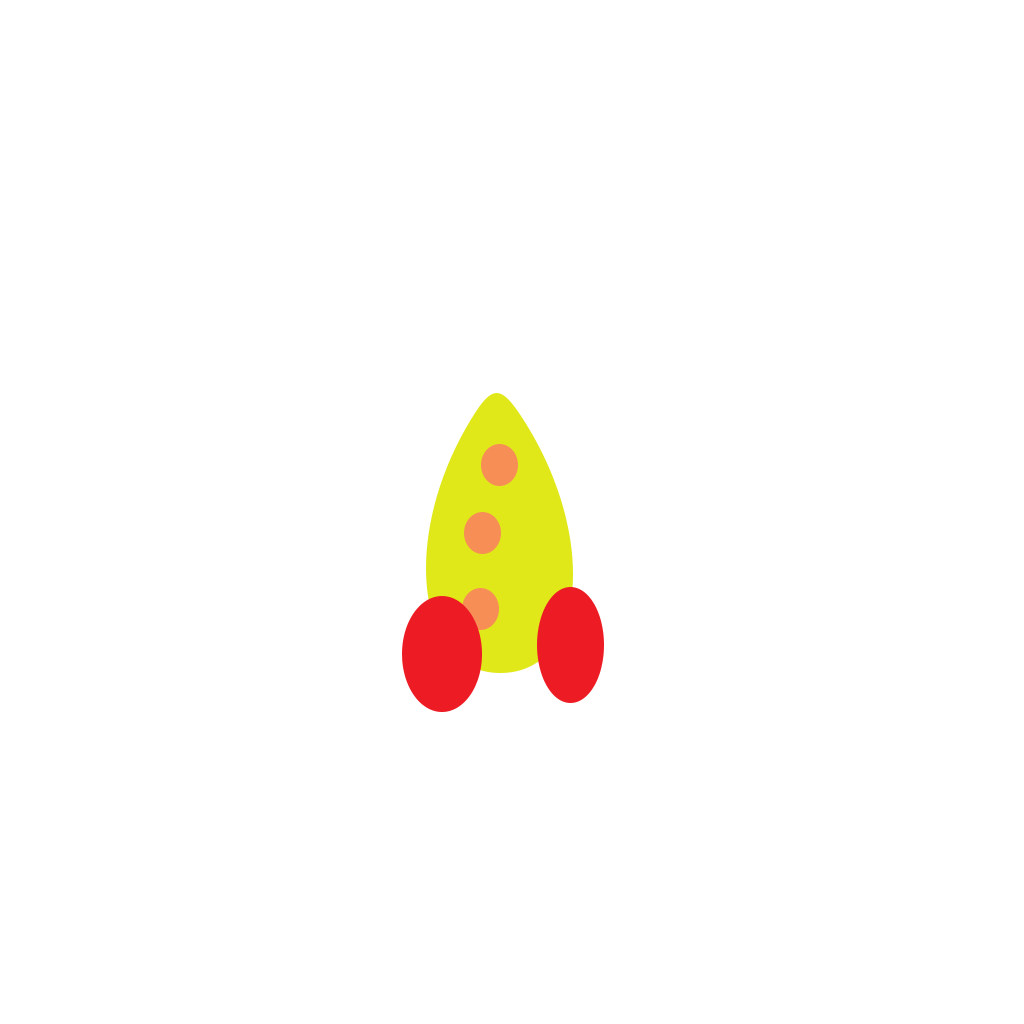
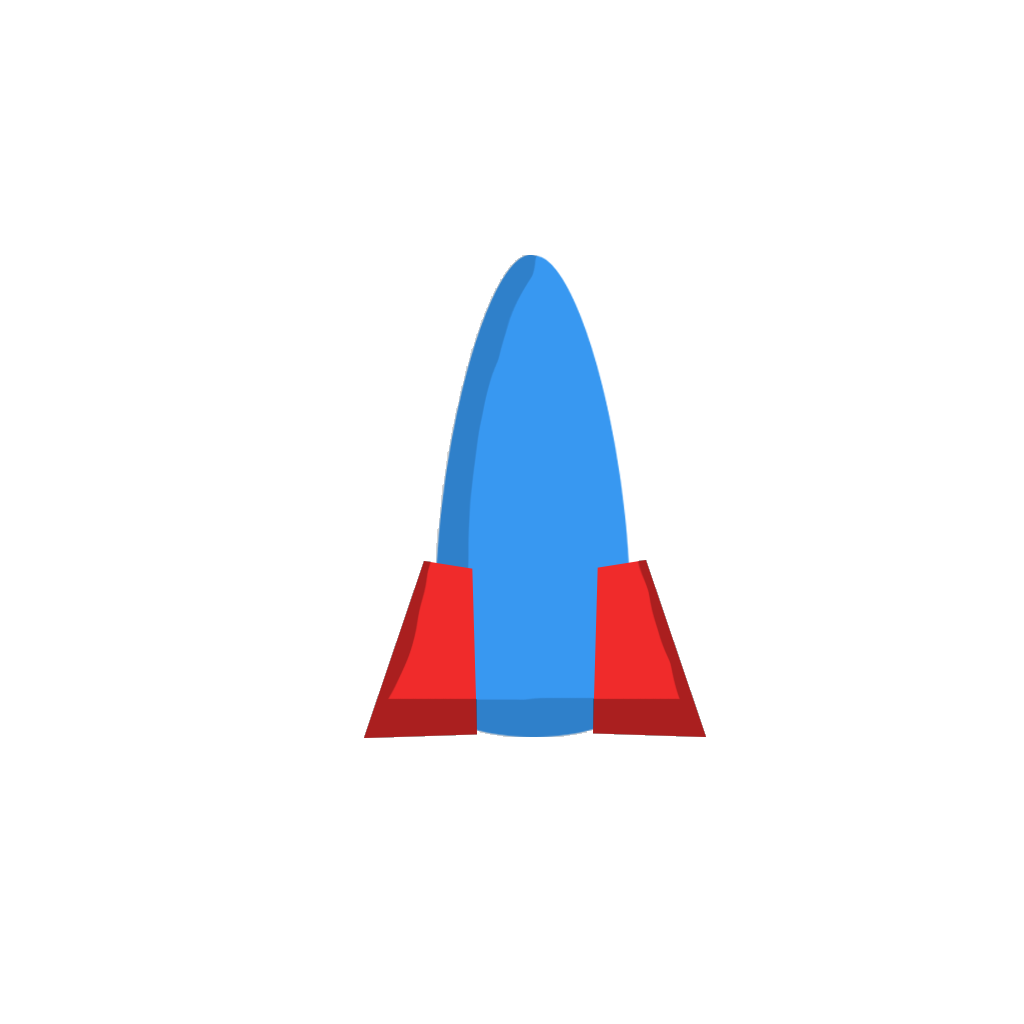
Before/after of a 1024 x 1024 layered artwork. What changed in the layer stack:
added group "Rocket2" with 11 layers above "Rocket" over [364, 255, 706, 738]
added layer "Layer 3" (29%) in group "Rocket2" over [364, 560, 706, 738]
added layer "Rectangle 1 copy" in group "Rocket2" over [364, 560, 706, 738]
added layer "Layer 4" (16%) in group "Rocket2" over [436, 255, 623, 737]
added layer "Ellipse 11" in group "Rocket2" over [436, 255, 630, 737]
hid group "Rocket" (8 layers) over [402, 393, 604, 712]
